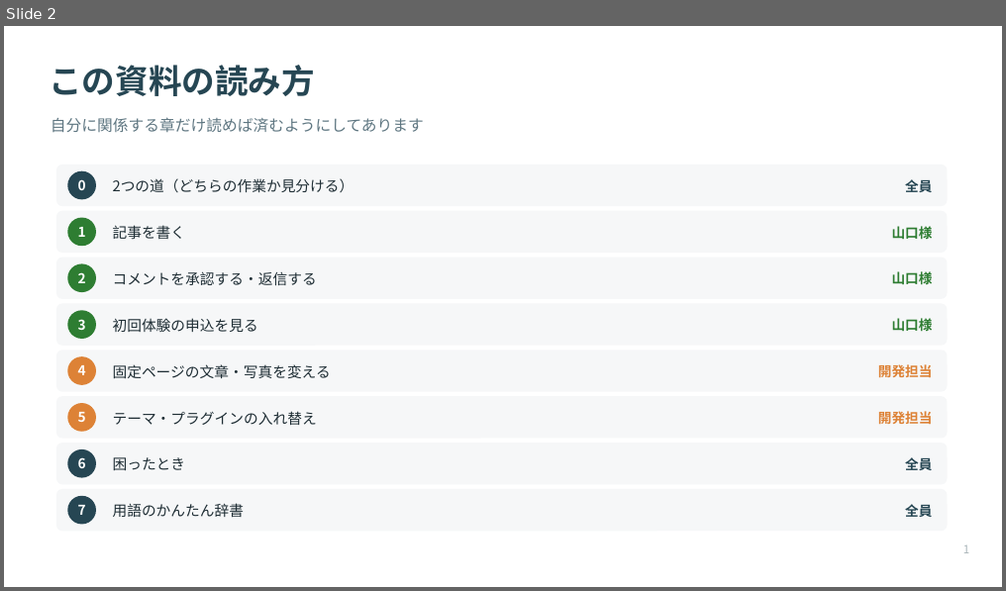
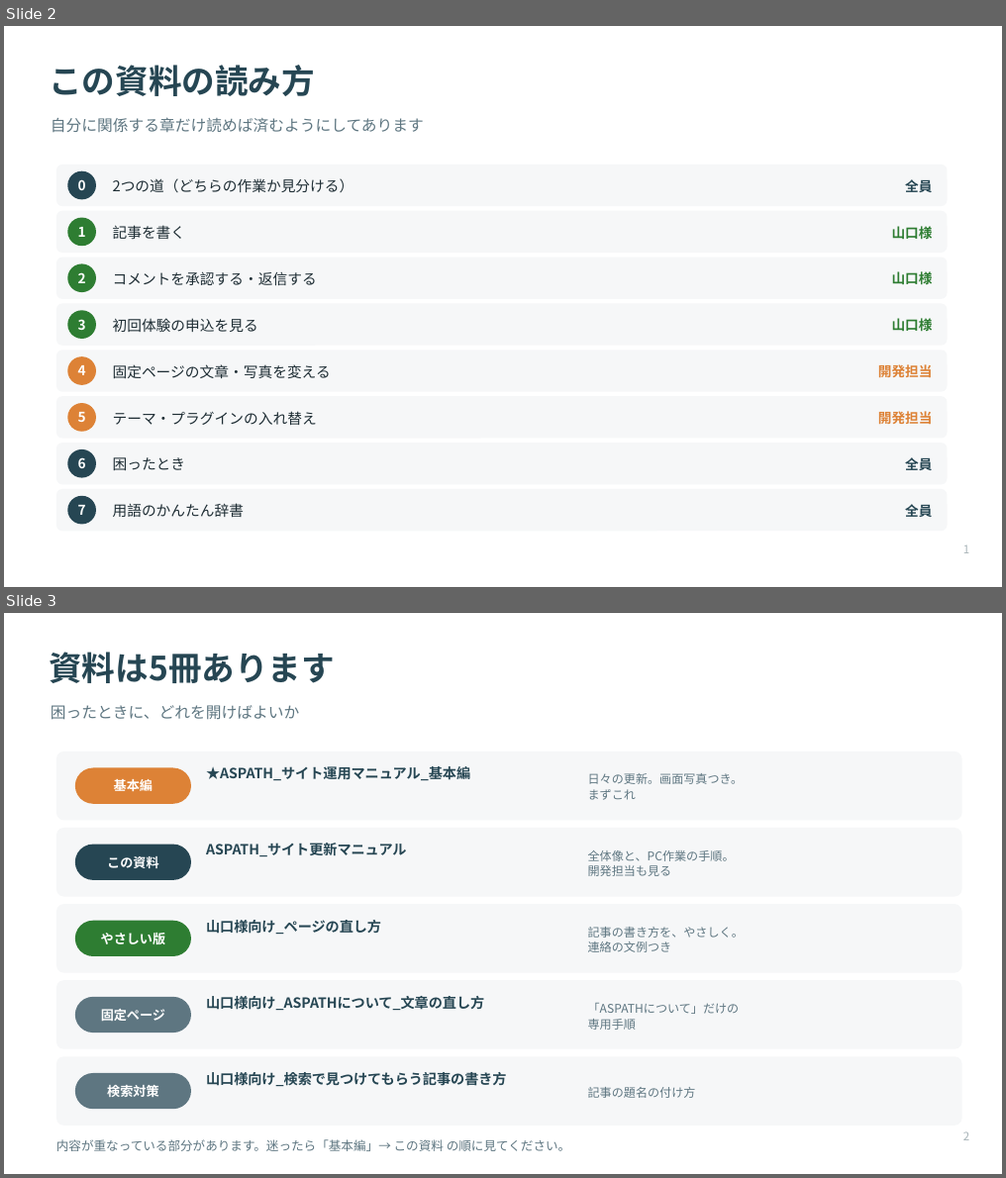
Before and after one commit to Kkenjis/dev-aspath-life, a slide deck: _wp移行素材/★引継ぎ資料/★サイト更新マニュアル.pptx. Shown one above the other, each under a label of ours: slide 2 before the commit, slides 2 and 3 after it. The pictures are 1006x591 and 1006x1178 pixels, drawn with LibreOffice and Linux fonts; fonts in the diff are those of the drawing. Boxes give left, top, right and bottom in pixels: in the first picture for what was removed or moved away, otherwise in the second. Text is boxed around its words. In the diff, an @@ line names an element or a change of style, - is before the commit and + after.

Commit message:
既存資料の古い記述を修正（脳卒中削除・承認待ち件数・対応表）＋5冊の役割分担ページを追加

```diff
--- a/_wp移行素材/★引継ぎ資料/★サイト更新マニュアル.pptx
+++ b/_wp移行素材/★引継ぎ資料/★サイト更新マニュアル.pptx
@@ slide 3 added at (4,613,1002,1174), background #FFFFFF @@
@@ text added at (49,652,335,683), 32 pt, text #264653, bold @@
+資料は5冊あります
@@ text added at (51,705,299,720), 15 pt, text #5E7681 @@
+困ったときに、どれを開けばよいか
@@ rounded rectangle added at (56,752,962,820), fill #F6F7F8 @@
@@ rounded rectangle added at (75,768,191,804), fill #DD8236 @@
@@ text added at (114,779,152,791), 12.5 pt, text #FFFFFF, bold @@
+基本編
@@ text added at (206,766,470,781), 13.5 pt, text #264653, bold @@
+★ASPATH_サイト運用マニュアル_基本編
@@ text added at (588,773,744,800), 11.5 pt, text #5E7681 @@
+日々の更新。画面写真つき。
+まずこれ
@@ rounded rectangle added at (56,828,962,897), fill #F6F7F8 @@
@@ rounded rectangle added at (75,845,191,880), fill #264653 @@
@@ text added at (206,843,407,858), 13.5 pt, text #264653, bold @@
+ASPATH_サイト更新マニュアル
@@ text added at (107,857,158,868), 12.5 pt, text #FFFFFF, bold @@
+この資料
@@ text added at (588,851,735,876), 11.5 pt, text #5E7681 @@
+全体像と、PC作業の手順。
+開発担当も見る
@@ rounded rectangle added at (56,904,962,973), fill #F6F7F8 @@
@@ rounded rectangle added at (75,921,191,957), fill #2E7D32 @@
@@ text added at (101,933,166,945), 12.5 pt, text #FFFFFF, bold @@
+やさしい版
@@ text added at (206,920,381,935), 13.5 pt, text #264653, bold @@
+山口様向け_ページの直し方
@@ text added at (588,927,744,953), 11.5 pt, text #5E7681 @@
+記事の書き方を、やさしく。
+連絡の文例つき
@@ rounded rectangle added at (56,980,962,1050), fill #F6F7F8 @@
@@ rounded rectangle added at (75,997,191,1033), fill #5E7681 @@
@@ text added at (206,996,484,1011), 13.5 pt, text #264653, bold @@
+山口様向け_ASPATHについて_文章の直し方
@@ text added at (101,1009,165,1021), 12.5 pt, text #FFFFFF, bold @@
+固定ページ
@@ text added at (588,1003,740,1030), 11.5 pt, text #5E7681 @@
+「ASPATHについて」だけの
+専用手順
@@ rounded rectangle added at (56,1057,962,1126), fill #F6F7F8 @@
@@ rounded rectangle added at (75,1073,191,1109), fill #5E7681 @@
@@ text added at (107,1085,158,1097), 12.5 pt, text #FFFFFF, bold @@
+検索対策
@@ text added at (206,1072,507,1087), 13.5 pt, text #264653, bold @@
+山口様向け_検索で見つけてもらう記事の書き方
@@ text added at (588,1087,696,1098), 11.5 pt, text #5E7681 @@
+記事の題名の付け方
@@ text added at (56,1140,570,1152), 12 pt, text #5E7681 @@
+内容が重なっている部分があります。迷ったら「基本編」→ この資料 の順に見てください。
@@ text added at (963,1132,969,1141), 11 pt, text #A8B4B8 @@
+2
```
Also in this commit, not shown: 14 slides changed, 8 other files.
